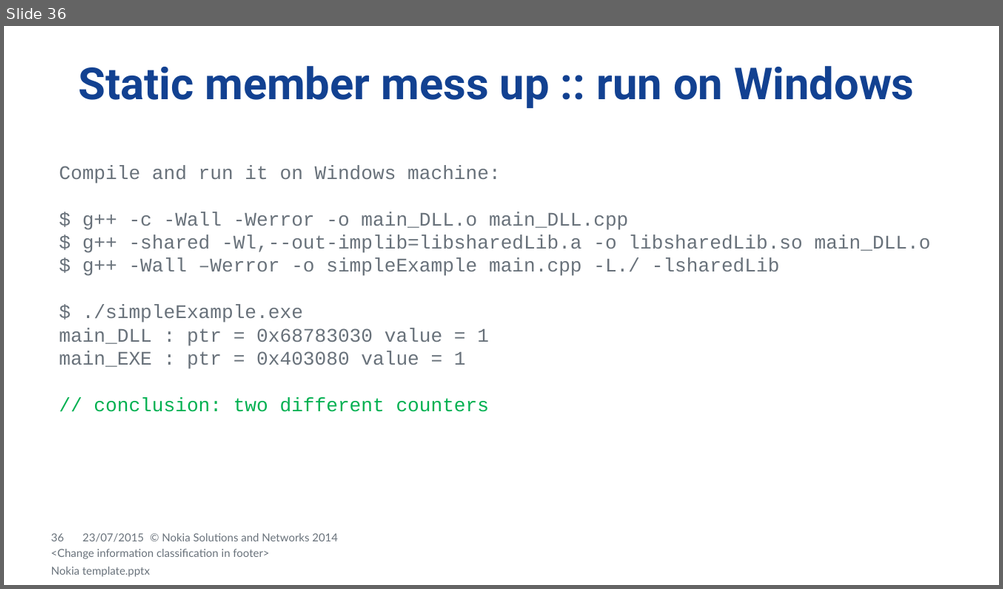
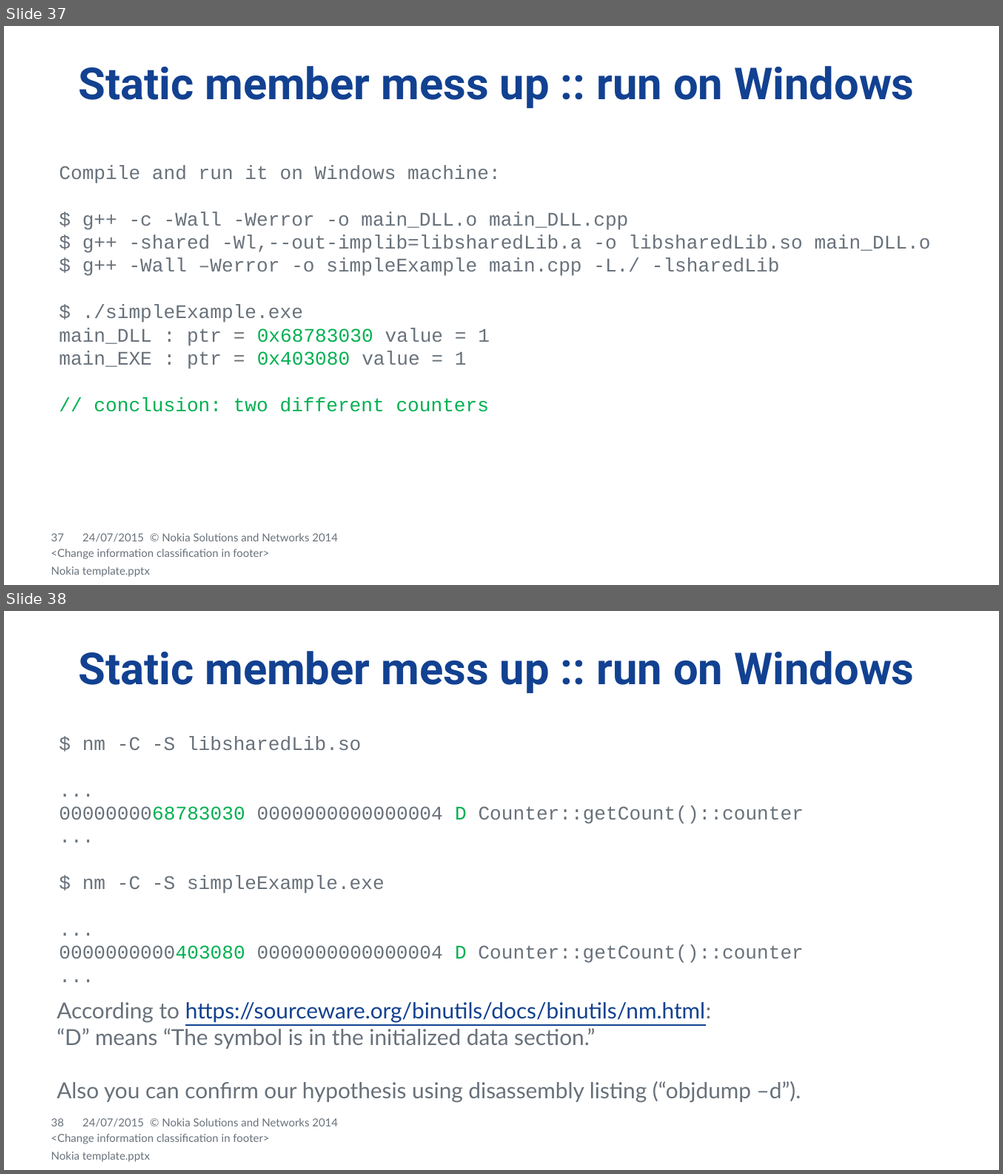
Before and after one commit to dendibakh/Linker, a slide deck: Diving into C++ linker.pptx. Shown one above the other, each under a label of ours: slide 36 before the commit, slides 37 and 38 after it. The pictures are 1003x589 and 1003x1174 pixels, drawn with LibreOffice and Linux fonts; fonts in the diff are those of the drawing; background and template pictures are left out. Boxes give left, top, right and bottom in pixels: in the first picture for what was removed or moved away, otherwise in the second. Text is boxed around its words. In the diff, an @@ line names an element or a change of style, - is before the commit and + after.

```diff
--- a/Diving into C++ linker.pptx
+++ b/Diving into C++ linker.pptx
@@ slide 38 added at (4,611,999,1170), background #FFFFFF; not listed: 13 template elements that a slide beside it also shows @@
@@ title added at (78,651,914,693), 32 pt, text #124191, bold @@
+Static member mess up :: run on Windows
@@ text added at (59,737,803,963), 14 pt, text #68717A @@
+$ nm -C -S libsharedLib.so
+...
+0000000068783030 0000000000000004 D Counter::getCount()::counter
+...
+$ nm -C -S simpleExample.exe
+...
+0000000000403080 0000000000000004 D Counter::getCount()::counter
+...
@@ text added at (57,1002,801,1103), 16 pt, text #68717A @@
+According to https://sourceware.org/binutils/docs/binutils/nm.html:
+“D” means “The symbol is in the initialized data section.”
+Also you can confirm our hypothesis using disassembly listing (“objdump –d”).
@@ text added at (51,1134,269,1145), 8 pt, text #68717A @@
+<Change information classification in footer>
@@ what was slide 36 is now slide 37 @@
@@ slide 37 changed as well @@
@@ text at (59,328,489,369): text colour #68717A to #00B050 in "0x68783030", "0x403080" @@
@@ page number at (51,534,64,542): text changed @@
-36
+37
@@ text at (82,534,144,543): text changed @@
-23/07/2015
+24/07/2015
```
Also in this commit, not shown: 46 other slides changed, 1 other slide added, 1 slide removed, 1 other file.
